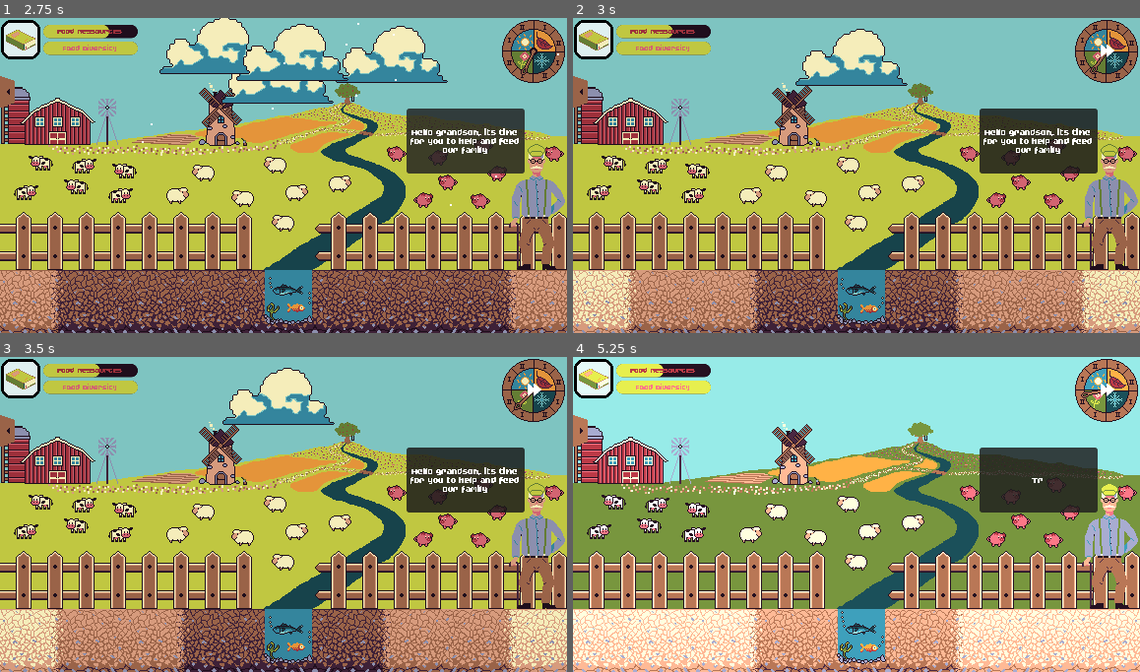
Above: before the commit, frames 1-4 (two rows, left to right).
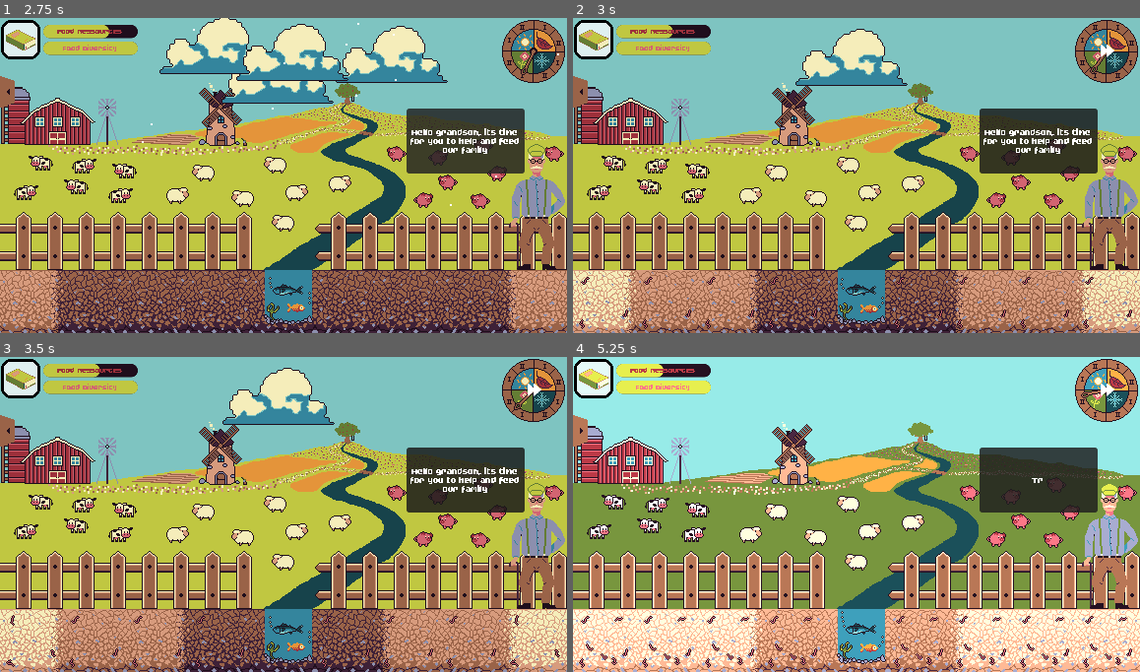
Above: after the commit, the same moments.

Repository: JustAlternate/Regenerative_Game_Jam
Game: Godot game, scene res://Scenes/menu.tscn
The game is run twice, just before and just after one commit, with the same random seed, the same clock (stepped at 60 frames per second) and the same inputs.
Inputs (mouse positions are in pixels of both pictures, inside the frame that each line leads up to):
- Up to frame 1 (2.75 s): click "Play" at 0.5 s; click (17, 90) at 1.25 s; click (464, 140) at 2.02 s
- Up to frame 2 (3 s): click (1105, 49) at 2.75 s
- Up to frame 3 (3.5 s): no input
- Up to frame 4 (5.25 s): click (590, 429) at 3.5 s; click (1037, 479) at 4.27 s; click (1105, 388) at 5 s

Frame 1 is identical in both runs. In frame 2, 0.4% of the frame differs, in the area x 1-99%, y 82-99%; in frame 3, 0.4%; in frame 4, 0.8%.

Commit message:
nutrient visual

Diff:
--- a/Scenes/plante.tscn
+++ b/Scenes/plante.tscn
@@ -1,32 +1,34 @@
-[gd_scene load_steps=90 format=3 uid="uid://c5fwrbut46wua"]
+[gd_scene load_steps=97 format=3 uid="uid://c5fwrbut46wua"]
 
 [ext_resource type="Script" path="res://Scripts/plante.gd" id="1_y1icu"]
-[ext_resource type="Texture2D" uid="uid://u67o4nr37xy2" path="res://Assets/Plant/sprite-ail.png" id="2_f3og3"]
-[ext_resource type="Texture2D" uid="uid://cl35g65b4aouy" path="res://Assets/sprites/dirt-dry.png" id="2_wdmma"]
-[ext_resource type="Texture2D" uid="uid://b08u1e6emr7g7" path="res://Assets/Plant/sprite-carrot.png" id="2_yptac"]
-[ext_resource type="Texture2D" uid="uid://dscx6ipnh0l0d" path="res://Assets/sprites/dirt-dry-to-moist.png" id="3_iv6o1"]
-[ext_resource type="Texture2D" uid="uid://cuc0a853ecfw4" path="res://Assets/Plant/sprite-radis.png" id="3_pf3go"]
-[ext_resource type="Texture2D" uid="uid://dffqi031vnren" path="res://Assets/Plant/sprite-ble-V2.png" id="4_5w2th"]
-[ext_resource type="Texture2D" uid="uid://b61vvtpmx54qh" path="res://Assets/sprites/dirt-moist.png" id="4_8qpwo"]
-[ext_resource type="Texture2D" uid="uid://cjtamqp3stw1c" path="res://Assets/Plant/sprite-mais.png" id="4_ibk1u"]
-[ext_resource type="Texture2D" uid="uid://d1icjveisfpys" path="res://Assets/Plant/sprite-poirreau.png" id="4_r44fc"]
-[ext_resource type="Texture2D" uid="uid://lefqct58bfs2" path="res://Assets/Plant/sprite-tomate.png" id="4_v1td6"]
-[ext_resource type="Texture2D" uid="uid://d2b0lh4uk7rri" path="res://Assets/sprites/dirt-moist-to-soaked.png" id="5_cmjkf"]
-[ext_resource type="Texture2D" uid="uid://dqhmo7ei7xnm1" path="res://Assets/Plant/sprite-menthe.png" id="5_isf36"]
-[ext_resource type="Texture2D" uid="uid://ddsd702uop1l" path="res://Assets/Plant/sprite-petit-pois.png" id="5_ohc3g"]
-[ext_resource type="Texture2D" uid="uid://bw25byhrgf77n" path="res://Assets/Plant/sprite-courgette.png" id="5_y042f"]
-[ext_resource type="Texture2D" uid="uid://cfphv0b6rly3m" path="res://Assets/sprites/dirt-soaked.png" id="6_fm4k7"]
-[ext_resource type="Texture2D" uid="uid://vyfryxv701wn" path="res://Assets/sprites/vide_64x128.png" id="6_gtc40"]
-[ext_resource type="Texture2D" uid="uid://gbq6wghhfkcl" path="res://Assets/Plant/sprite-thym.png" id="7_hduq0"]
-[ext_resource type="Texture2D" uid="uid://tkd416p6y7ua" path="res://Assets/Plant/sprite-citrouille.png" id="8_1cvg5"]
-[ext_resource type="Texture2D" uid="uid://t3f67fbm4u0v" path="res://Assets/Plant/sprite-vigne1.png" id="9_dv5hg"]
-[ext_resource type="Texture2D" uid="uid://bwss4mky45xuf" path="res://Assets/Plant/sprite-panneau.png" id="17_fa14v"]
-[ext_resource type="Texture2D" uid="uid://chtljtpx7ckmb" path="res://Assets/Plant/sprite-iconeplante.png" id="18_ipay2"]
-[ext_resource type="AudioStream" uid="uid://cjqavpxdxesuo" path="res://Assets/sfx/planting.wav" id="19_p0ofx"]
+[ext_resource type="Texture2D" uid="uid://dlf15quy3vi4o" path="res://Assets/Plant/sprite-ail.png" id="2_f3og3"]
+[ext_resource type="Texture2D" uid="uid://cjf5kl2hclmxy" path="res://Assets/sprites/dirt-dry.png" id="2_wdmma"]
+[ext_resource type="Texture2D" uid="uid://stit1ck0fe3n" path="res://Assets/Plant/sprite-carrot.png" id="2_yptac"]
+[ext_resource type="Texture2D" uid="uid://dl2omtggckx28" path="res://Assets/sprites/dirt-dry-to-moist.png" id="3_iv6o1"]
+[ext_resource type="Texture2D" uid="uid://1qfyyj5kqiq7" path="res://Assets/Plant/sprite-radis.png" id="3_pf3go"]
+[ext_resource type="Texture2D" uid="uid://dfyv2cyqd7tqp" path="res://Assets/Plant/sprite-ble-V2.png" id="4_5w2th"]
+[ext_resource type="Texture2D" uid="uid://bdihpqtp185id" path="res://Assets/sprites/dirt-moist.png" id="4_8qpwo"]
+[ext_resource type="Texture2D" uid="uid://b72rlkx0ml7jh" path="res://Assets/Plant/sprite-mais.png" id="4_ibk1u"]
+[ext_resource type="Texture2D" uid="uid://cga7nl1a7721d" path="res://Assets/Plant/sprite-poirreau.png" id="4_r44fc"]
+[ext_resource type="Texture2D" uid="uid://cktraf36cd2nw" path="res://Assets/Plant/sprite-tomate.png" id="4_v1td6"]
+[ext_resource type="Texture2D" uid="uid://by04g77f6hrtt" path="res://Assets/sprites/dirt-moist-to-soaked.png" id="5_cmjkf"]
+[ext_resource type="Texture2D" uid="uid://drjki2aan2g47" path="res://Assets/Plant/sprite-menthe.png" id="5_isf36"]
+[ext_resource type="Texture2D" uid="uid://b1st0s7somxas" path="res://Assets/Plant/sprite-petit-pois.png" id="5_ohc3g"]
+[ext_resource type="Texture2D" uid="uid://b0k8j38u0e0xo" path="res://Assets/Plant/sprite-courgette.png" id="5_y042f"]
+[ext_resource type="Texture2D" uid="uid://coo43vjv8jjge" path="res://Assets/sprites/dirt-soaked.png" id="6_fm4k7"]
+[ext_resource type="Texture2D" uid="uid://bqx2eit3830my" path="res://Assets/sprites/vide_64x128.png" id="6_gtc40"]
+[ext_resource type="Texture2D" uid="uid://jyd8cx3guki8" path="res://Assets/Plant/sprite-thym.png" id="7_hduq0"]
+[ext_resource type="Texture2D" uid="uid://olofimri6ccx" path="res://Assets/Plant/sprite-citrouille.png" id="8_1cvg5"]
+[ext_resource type="Texture2D" uid="uid://ou2fcfltpi8c" path="res://Assets/Plant/sprite-vigne1.png" id="9_dv5hg"]
+[ext_resource type="Texture2D" uid="uid://l8dm4uir158n" path="res://Assets/Plant/sprite-panneau.png" id="17_fa14v"]
+[ext_resource type="Texture2D" uid="uid://fyf227qthrju" path="res://Assets/Plant/sprite-iconeplante.png" id="18_ipay2"]
+[ext_resource type="AudioStream" uid="uid://bjjypqp0etxuf" path="res://Assets/sfx/planting.wav" id="19_p0ofx"]
 [ext_resource type="PackedScene" path="res://Scenes/sound_pool.tscn" id="20_2bs1f"]
-[ext_resource type="AudioStream" uid="uid://wxb267p1h417" path="res://Assets/sfx/shovel/shovel1.wav" id="21_b4wsd"]
-[ext_resource type="AudioStream" uid="uid://cv4t3lj8ltxg0" path="res://Assets/sfx/shovel/shovel2.wav" id="22_8l6by"]
-[ext_resource type="AudioStream" uid="uid://cdohtygl3u4nh" path="res://Assets/sfx/shovel/shovel3.wav" id="23_p2nfk"]
+[ext_resource type="AudioStream" uid="uid://cs6h0dx2ju80v" path="res://Assets/sfx/shovel/shovel1.wav" id="21_b4wsd"]
+[ext_resource type="Texture2D" uid="uid://bcgtpjahr4cw5" path="res://Assets/sprites/nutrient-poor.png" id="21_ymkyc"]
+[ext_resource type="AudioStream" uid="uid://b5p6ifbtcobea" path="res://Assets/sfx/shovel/shovel2.wav" id="22_8l6by"]
+[ext_resource type="Texture2D" uid="uid://cvnhyvjgejtrk" path="res://Assets/sprites/nutrient-rich.png" id="22_s2sjv"]
+[ext_resource type="AudioStream" uid="uid://b84lmpl8n1371" path="res://Assets/sfx/shovel/shovel3.wav" id="23_p2nfk"]
 
 [sub_resource type="SpriteFrames" id="SpriteFrames_74itx"]
 animations = [{
@@ -631,6 +633,52 @@
 }],
 "loop": true,
 "name": &"zucchini_2",
+"speed": 5.0
+}]
+
+[sub_resource type="AtlasTexture" id="AtlasTexture_w0xb6"]
+atlas = ExtResource("21_ymkyc")
+region = Rect2(0, 0, 64, 64)
+
+[sub_resource type="AtlasTexture" id="AtlasTexture_aq241"]
+atlas = ExtResource("21_ymkyc")
+region = Rect2(0, 64, 64, 64)
+
+[sub_resource type="AtlasTexture" id="AtlasTexture_htx20"]
+atlas = ExtResource("22_s2sjv")
+region = Rect2(0, 0, 64, 64)
+
+[sub_resource type="AtlasTexture" id="AtlasTexture_svvkw"]
+atlas = ExtResource("22_s2sjv")
+region = Rect2(0, 64, 64, 64)
+
+[sub_resource type="SpriteFrames" id="SpriteFrames_gwwy6"]
+animations = [{
+"frames": [],
+"loop": true,
+"name": &"0",
+"speed": 5.0
+}, {
+"frames": [{
+"duration": 1.0,
+"texture": SubResource("AtlasTexture_w0xb6")
+}, {
+"duration": 1.0,
+"texture": SubResource("AtlasTexture_aq241")
+}],
+"loop": true,
+"name": &"1",
+"speed": 5.0
+}, {
+"frames": [{
+"duration": 1.0,
+"texture": SubResource("AtlasTexture_htx20")
+}, {
+"duration": 1.0,
+"texture": SubResource("AtlasTexture_svvkw")
+}],
+"loop": true,
+"name": &"2",
 "speed": 5.0
 }]
 
@@ -806,6 +854,13 @@
 texture_filter = 1
 sprite_frames = SubResource("SpriteFrames_cye4a")
 animation = &"thym_4"
+
+[node name="nutrient" type="AnimatedSprite2D" parent="."]
+texture_filter = 1
+sprite_frames = SubResource("SpriteFrames_gwwy6")
+animation = &"0"
+centered = false
+offset = Vector2(-32, 0)
 
 [node name="Button" type="TextureButton" parent="."]
 layout_direction = 1
--- a/Scripts/plante.gd
+++ b/Scripts/plante.gd
@@ -183,6 +183,7 @@
 # Called when the node enters the scene tree for the first time.
 func _ready():
 	change_dirt(humidity_value, "None")
+	change_nutrient_visual()
 	$dirt.flip_h = flip_dirt
 	$sprite.animation = "vide"
 	$sign_container.hide()
@@ -348,6 +349,13 @@
 	if temp_humidity_value == 2:
 		$dirt.animation = "soak"
 
+func change_nutrient_visual():
+	print("nutrient:", nutriment_value)
+	$nutrient.animation = str(nutriment_value)
+	$nutrient.speed_scale = randf_range(0.5,1)
+	$nutrient.play()
+
+
 func next_quarter_of_season(new_phase,random_event):
 	var actual_season = [new_phase/2 +1 ,new_phase%2 +1]
 	var before_season = [((new_phase+7)%8)/2 +1, ((new_phase+7)%8)%2 +1]
@@ -370,10 +378,10 @@
 			temp_humidity_value -= 1
 
 	change_dirt(temp_humidity_value, random_event)
-
+	change_nutrient_visual()
 	if plant_type == "None":
 		# Si la terre est vide, on lui fait regagner des nutriments a chaque passage de quarter of season.
-		if nutriment_value <= 2:
+		if nutriment_value < 2:
 			nutriment_value += 1
 	else:
 
Binary file changed: Assets/sprites/nutrient-poor.png
Binary file changed: Assets/sprites/nutrient-rich.png
